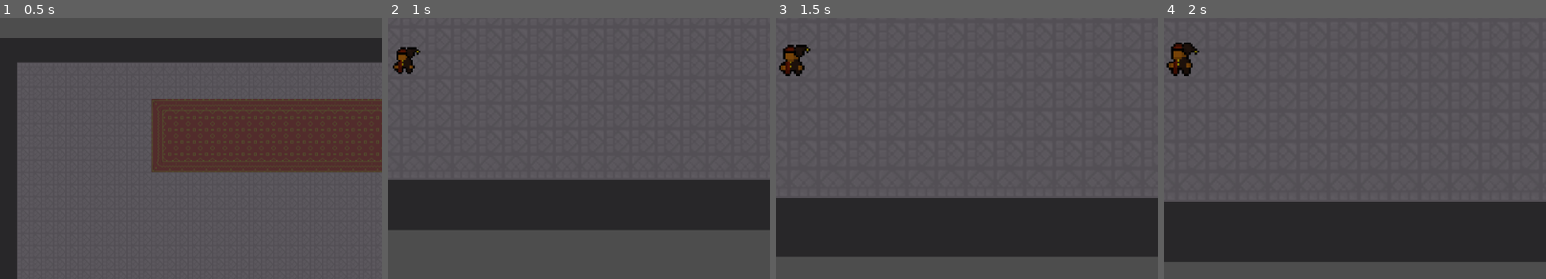
Above: before the commit, frames 1-4 (left to right).
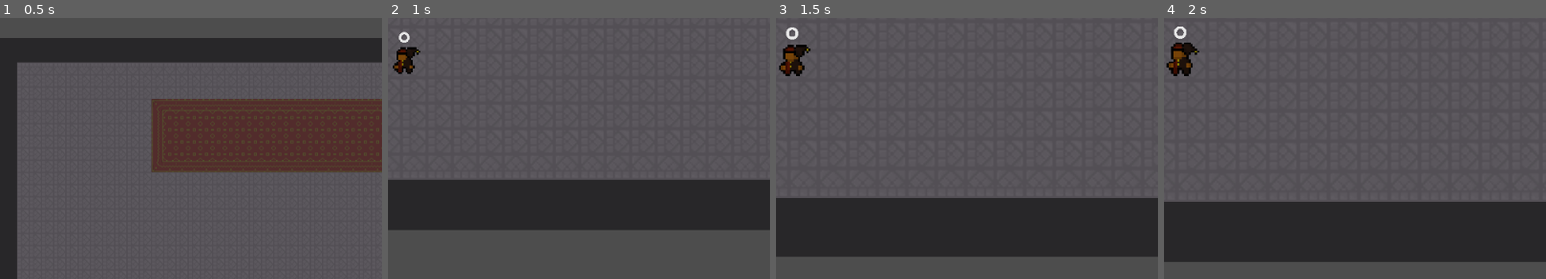
Above: after the commit, the same moments.

Repository: JK-Chapman/project-wizard
Game: Godot game, scene res://Levels/base_scene.tscn
The game is run twice, just before and just after one commit, with the same random seed, the same clock (stepped at 60 frames per second) and the same inputs. The engine's default icon, where the game draws it, is replaced by a stand-in: a white triangle on a blue panel in a dark square. Sound files missing from this copy of the repository are replaced by a short silence.
Inputs:
- Up to frame 1 (0.5 s): no input
- Up to frame 2 (1 s): tap Enter (start4) at 0.5, 0.6 s
- Up to frame 3 (1.5 s): hold Backspace (back4) from 1.28 s (still down); tap Enter (start4) at 1.35 s
- Up to frame 4 (2 s): keep holding Backspace (back4)
The pictures show only the part of the screen within x 48-98%, y 41-91%; the shares and areas given below are measured in that part.

Frame 1 is identical in both runs. In frame 2, less than 0.1% of the frame differs, in the area x 2-6%, y 5-10%; in frame 3, 0.1%, in the area x 2-6%, y 3-9%; in frame 4, 0.1%.

Commit message:
Warp WIP

Diff:
--- a/GameObjects/Enemies/TrackingMissile.gd
+++ b/GameObjects/Enemies/TrackingMissile.gd
@@ -8,6 +8,8 @@
 # 1.0 = ignore direction (pure proximity); lower = stronger pull toward players in the
 # direction the missile is heading. Proximity still dominates either way.
 @export var direction_bias_min := 0.35
+# Speed multiplier applied to a missile the instant it's warp-launched; drag settles it back down.
+@export var warp_launch_boost := 1.0
 
 # missile stages
 var MAX_STAGE = 9
@@ -24,6 +26,7 @@
 var bouncing = false  # true while the missile should bounce off walls instead of explode
 var dead = false
 var has_target = false
+var warp_frozen = false  # true while a player has an armed warp on this missile (held in place)
 
 func init():
 	missile_stage = randi_range(0, 4);
@@ -36,6 +39,11 @@
 	set_random_target()
 
 func _physics_process(delta):
+	if warp_frozen:
+		# Held while a player's warp is armed. Velocity is preserved, so if the warp lapses
+		# the missile resumes exactly where it left off.
+		return
+
 	var direction = transform.x
 
 	if is_instance_valid(target) and target.player_state != Player.PlayerState.DEAD:
@@ -86,6 +94,10 @@
 	increaseMissileStage()
 
 func _on_Missile_body_entered(_body):
+	if warp_frozen:
+		# Suspended mid-warp — can't collide/explode until it's released or redirected.
+		return
+
 	if _body.is_in_group("player"):
 		_body.take_damage(missile_damage)
 		explode()
@@ -98,6 +110,29 @@
 		_on_wall_bounce()
 	else:
 		explode()
+
+func freeze_for_warp():
+	# Player's warp just armed (stick hit neutral) — hold this missile in place during the wait.
+	warp_frozen = true
+
+func release_warp():
+	# Warp lapsed without a flick — let the missile carry on where it left off.
+	warp_frozen = false
+
+func warp_redirect(direction: Vector2, warp_position: Vector2):
+	# Warp completed: teleport to the spell point in the flicked direction and fire off that way
+	# with a speed burst (drag settles it back down). Plays the warp animation so it reads
+	# distinctly from a normal deflect, and resets tracking so it flies straight before re-homing.
+	warp_frozen = false
+	target = null
+	has_target = false
+	global_position = warp_position
+	velocity = direction.normalized() * speed_stages[missile_stage] * warp_launch_boost
+	$TrackingTimer.start()
+	if has_node("AnimationPlayer"):
+		$AnimationPlayer.play("warp")
+	$MissileDeflected.play()
+	look_at(global_position + velocity)
 
 func deflect(direction: Vector2):
 	target = null
--- a/GameObjects/Enemies/TrackingMissile.tscn
+++ b/GameObjects/Enemies/TrackingMissile.tscn
@@ -30,8 +30,7 @@
 wait_time = 0.5
 one_shot = true
 
-[node name="BounceTimer" type="Timer" parent="."]
-wait_time = 1.0
+[node name="BounceTimer" type="Timer" parent="." unique_id=1805193066]
 one_shot = true
 
 [node name="MissileDeflected" type="AudioStreamPlayer2D" parent="." unique_id=1535088532]
--- a/GameObjects/Player/Player.gd
+++ b/GameObjects/Player/Player.gd
@@ -4,12 +4,31 @@
 # Spellpoint vars
 @onready var spell_anim_player = $PlayerSpellPoint/SpellPointSprite/SpellPointAnimPlayer
 var spell_blast_active = false
+
+# Warp (deflect -> neutral -> flick) vars
+@export var warp_neutral_threshold := 0.2  # aim magnitude at/below this counts as "stick at neutral"
+@export var warp_flick_threshold := 0.6    # aim magnitude at/above this (while armed) completes the warp
+@export var warp_arm_window := 0.2         # seconds allowed to reach neutral, then to flick, before the charge burns
+@export var warp_time_to_flick := 0.35     # seconds allowed to reach neutral, then to flick, before the charge burns
+@export var warp_cooldown_time := 10.0     # seconds between warps
+var warp_state = WarpState.IDLE
+var warp_candidate = null                  # the just-deflected missile eligible to be warped
+var warp_timer = 0.0
+var warp_on_cooldown = false
+var warp_cooldown_remaining = 0.0          # seconds left on the cooldown (drives the UI indicator)
 
 #Enums
 enum PlayerState {
 	IMMOBILIZED,
 	DEAD,
 	NORMAL
+}
+
+# Warp gesture phases: IDLE -> (deflect) WAIT_NEUTRAL -> (stick to neutral) ARMED -> (flick) warp
+enum WarpState {
+	IDLE,
+	WAIT_NEUTRAL,
+	ARMED
 }
 
 # Consts
@@ -35,6 +54,8 @@
 	if (player_state == PlayerState.NORMAL):
 		MovementLoop()
 	AimLoop()
+	_warp_update(_delta)
+	_tick_warp_cooldown(_delta)
 
 func _process(_delta):
 	if (player_state != PlayerState.DEAD):
@@ -113,8 +134,69 @@
 	player_state = state
 
 func _on_area_2d_area_entered(area):
-	if area.is_in_group("projectile"):
-		area.deflect(aim_dir)
+	if not area.is_in_group("projectile"):
+		return
+	# Always a normal deflect first.
+	area.deflect(aim_dir)
+	# Off cooldown, that deflect opens a warp opportunity on this missile: once the stick
+	# returns to neutral the warp arms, then a flick redirects the missile (see _warp_update).
+	if not warp_on_cooldown and warp_state == WarpState.IDLE:
+		warp_candidate = area
+		warp_state = WarpState.WAIT_NEUTRAL
+		warp_timer = warp_arm_window
+
+func _warp_update(delta):
+	if warp_state == WarpState.IDLE:
+		return
+	# Missile is gone (exploded/freed) — nothing left to warp.
+	if not is_instance_valid(warp_candidate):
+		_reset_warp()
+		return
+
+	var aim_mag = aim_dir.length()
+	match warp_state:
+		WarpState.WAIT_NEUTRAL:
+			# Waiting for the player to let the stick return to neutral, which arms the warp
+			# and freezes the missile for the duration of the wait.
+			if aim_mag <= warp_neutral_threshold:
+				warp_state = WarpState.ARMED
+				warp_timer = warp_time_to_flick
+				#warp_candidate.freeze_for_warp()
+			else:
+				warp_timer -= delta
+				if warp_timer <= 0.0:
+					_reset_warp()  # never returned to neutral; opportunity lapses, charge kept
+		WarpState.ARMED:
+			# Armed: a flick to a new direction completes the warp; doing nothing burns the charge.
+			if aim_mag >= warp_flick_threshold:
+				var flick := aim_dir.normalized()
+				# Where the spell point would sit if the player were aiming the flicked direction.
+				$PlayerSpellPoint.rotation = flick.angle()
+				var warp_pos = $PlayerSpellPoint/SpellPointSprite/Area2D.global_position
+				warp_candidate.warp_redirect(flick, warp_pos)
+				_start_warp_cooldown()
+				_reset_warp()
+			else:
+				warp_timer -= delta
+				if warp_timer <= 0.0:
+					warp_candidate.release_warp()  # did nothing — unfreeze, charge is spent
+					_start_warp_cooldown()
+					_reset_warp()
+
+func _reset_warp():
+	warp_state = WarpState.IDLE
+	warp_candidate = null
+	warp_timer = 0.0
+
+func _start_warp_cooldown():
+	warp_on_cooldown = true
+	warp_cooldown_remaining = warp_cooldown_time
+
+func _tick_warp_cooldown(delta):
+	if warp_on_cooldown:
+		warp_cooldown_remaining = max(warp_cooldown_remaining - delta, 0.0)
+		if warp_cooldown_remaining <= 0.0:
+			warp_on_cooldown = false
 
 func take_damage(damage):
 	health -= damage
--- a/GameObjects/Player/Player.tscn
+++ b/GameObjects/Player/Player.tscn
@@ -5,6 +5,7 @@
 [ext_resource type="Texture2D" uid="uid://ciipxxf2dnmvh" path="res://Assets/Placeholder/wizardblast.png" id="3_0egyb"]
 [ext_resource type="AudioStream" uid="uid://bx66r65xgjshv" path="res://SoundEffects/deflect.wav" id="4_qedkl"]
 [ext_resource type="AudioStream" uid="uid://cinvtl4xmh5yo" path="res://SoundEffects/player_dead.wav" id="5_y85w3"]
+[ext_resource type="Script" uid="uid://bqwrpind1cat0" path="res://GameObjects/Player/WarpIndicator.gd" id="6_wrpin"]
 
 [sub_resource type="Animation" id="Animation_sehtm"]
 length = 0.001
@@ -400,4 +401,12 @@
 [node name="DeathSound" type="AudioStreamPlayer2D" parent="." unique_id=932213901]
 stream = ExtResource("5_y85w3")
 
+[node name="WarpIndicator" type="Node2D" parent="." unique_id=910278744]
+texture_filter = 1
+position = Vector2(0, -16)
+script = ExtResource("6_wrpin")
+radius = 2.61
+width = 1.495
+ready_color = Color(0.9428228, 0.94282264, 0.94282264, 0.9490196)
+
 [connection signal="area_entered" from="PlayerSpellPoint/SpellPointSprite/Area2D" to="." method="_on_area_2d_area_entered"]
--- /dev/null
+++ b/GameObjects/Player/WarpIndicator.gd
@@ -0,0 +1,36 @@
+extends Node2D
+
+# Subtle radial "warp charge" indicator drawn above the player. Purely visual — a plain Node2D
+# with no collision, so it never touches physics. Drawn as a ring (donut): a full dark ring means
+# the warp is ready; while on cooldown the ring empties and refills radially over the player's
+# warp_cooldown_time, staying more transparent as it fills and firming up as it nears ready.
+
+@export var radius := 5.0
+@export var width := 2.0
+@export var track_color := Color(0.0, 0.0, 0.0, 0.2)   # faint empty ring behind the fill
+@export var filling_color := Color(0.08, 0.08, 0.08, 0.4)   # dark + transparent while filling
+@export var ready_color := Color(0.08, 0.08, 0.08, 0.95)    # dark + solid once ready
+@export var segments := 48
+
+var _fraction := 1.0  # 0 = just used, 1 = ready
+
+func _process(_delta):
+	var player = get_parent()
+	var frac := 1.0
+	if player != null and player.warp_on_cooldown and player.warp_cooldown_time > 0.0:
+		frac = 1.0 - clamp(player.warp_cooldown_remaining / player.warp_cooldown_time, 0.0, 1.0)
+	if not is_equal_approx(frac, _fraction):
+		_fraction = frac
+		queue_redraw()
+
+func _draw():
+	# antialiased = false keeps the edges crisp for pixel art (no blurry blended pixels).
+	# Empty track ring so the donut shape is visible even at 0%.
+	draw_arc(Vector2.ZERO, radius, 0.0, TAU, segments, track_color, width, false)
+	if _fraction <= 0.0:
+		return
+	# Fill ring, sweeping clockwise from the top, blending from transparent (filling) to solid (ready).
+	var col := filling_color.lerp(ready_color, _fraction)
+	var start := -PI / 2.0
+	var end := start + TAU * _fraction
+	draw_arc(Vector2.ZERO, radius, start, end, segments, col, width, false)
Not shown, added: GameObjects/Player/WarpIndicator.gd.uid
